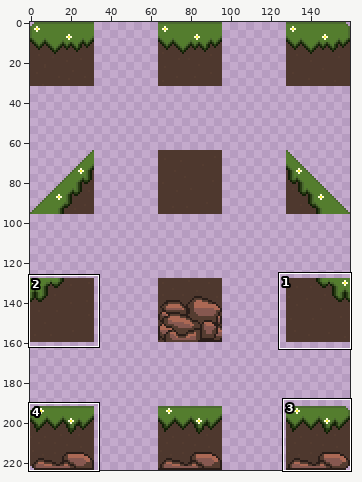
One commit to this pixel-art file: Assets/Ground_Tileset.aseprite. Above: a wide view before the commit, with the close-up outlined.
Close-up. Before:
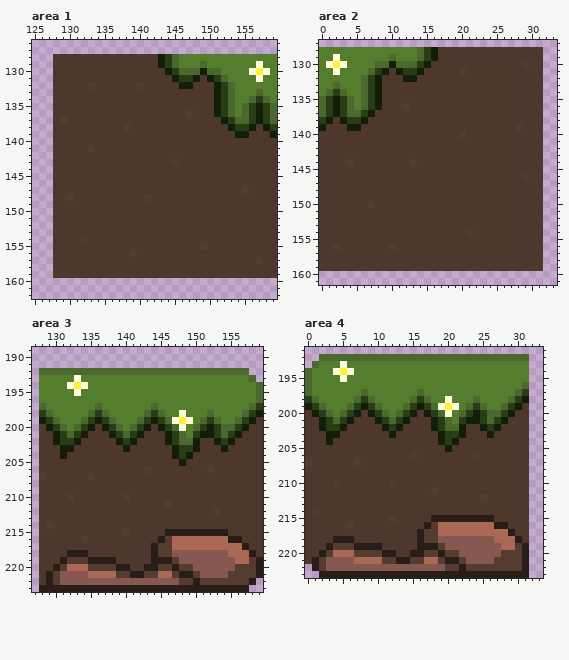
160x224 pixels, 1 frame. Shown: area 1: x 125..159, y 126..162; area 2: x 0..33, y 127..161; area 3: x 127..159, y 189..223; area 4: x 0..33, y 191..223. The commit also changed other parts of the picture, which this record leaves out.
After the commit:
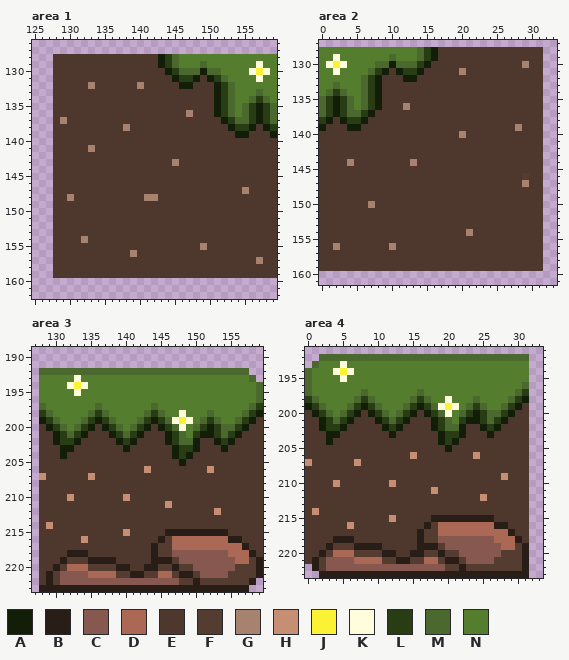
Palette (. is transparent): A #121e07  B #291d18  C #865850  D #ab6854  E #4e382e  F #543c30  G #a7826f  H #c68e73  J #fbf236  K #fffddb  L #283d14  M #4b692f  N #547d2e
Changes in this commit:
--- area 1
@@ x 131..142 @@
 131 EEEEEEEEEEEE
-132 EEFEEEEEEFEE
+132 EEGEEEEEEGEE
 133 EEEEEEEEEEEE
@@ x 127..149 @@
 135 .EEEEEEEEEEEEEEEEEEEEEE
-136 .EEEEEEEEEEEEEEEEEEEFEE
-137 .EFEEEEEEEEEEEEEEEEEEEE
-138 .EEEEEEEEEEFEEEEEEEEEEE
+136 .EEEEEEEEEEEEEEEEEEEGEE
+137 .EGEEEEEEEEEEEEEEEEEEEE
+138 .EEEEEEEEEEGEEEEEEEEEEE
 139 .EEEEEEEEEEEEEEEEEEEEEE
 140 .EEEEEEEEEEEEEEEEEEEEEE
-141 .EEEEEFEEEEEEEEEEEEEEEE
+141 .EEEEEGEEEEEEEEEEEEEEEE
 142 .EEEEEEEEEEEEEEEEEEEEEE
-143 .EEEEEEEEEEEEEEEEEFEEEE
+143 .EEEEEEEEEEEEEEEEEGEEEE
 144 .EEEEEEEEEEEEEEEEEEEEEE
@@ x 125..159 @@
 146 ...EEEEEEEEEEEEEEEEEEEEEEEEEEEEEEEE
-147 ...EEEEEEEEEEEEEEEEEEEEEEEEEEEFEEEE
-148 ...EEFEEEEEEEEEEFEEEEEEEEEEEEEEEEEE
+147 ...EEEEEEEEEEEEEEEEEEEEEEEEEEEGEEEE
+148 ...EEGEEEEEEEEEEGGEEEEEEEEEEEEEEEEE
 149 ...EEEEEEEEEEEEEEEEEEEEEEEEEEEEEEEE
@@ x 125..159 @@
 153 ...EEEEEEEEEEEEEEEEEEEEEEEEEEEEEEEE
-154 ...EEEEFEEEEEEEEEEEEEEEEEEEEEEEEEEE
-155 ...EEEEEEEEEEEEEEEEEEEEEFEEEEEEEEEE
-156 ...EEEEEEEEEEEFEEEEEEEEEEEEEEEEEEEE
-157 ...EEEEEEEEEEEEEEEEEEEEEEEEEEEEEFEE
+154 ...EEEEGEEEEEEEEEEEEEEEEEEEEEEEEEEE
+155 ...EEEEEEEEEEEEEEEEEEEEEGEEEEEEEEEE
+156 ...EEEEEEEEEEEGEEEEEEEEEEEEEEEEEEEE
+157 ...EEEEEEEEEEEEEEEEEEEEEEEEEEEEEGEE
 158 ...EEEEEEEEEEEEEEEEEEEEEEEEEEEEEEEE
--- area 2
@@ x 18..31 @@
 129 EEEEEEEEEEEEEE
-130 EEEEEEEEEEEFEE
-131 EEFEEEEEEEEEEE
+130 EEEEEEEEEEEGEE
+131 EEGEEEEEEEEEEE
 132 EEEEEEEEEEEEEE
@@ x 10..30 @@
 135 EEEEEEEEEEEEEEEEEEEEE
-136 EEFEEEEEEEEEEEEEEEEEE
+136 EEGEEEEEEEEEEEEEEEEEE
 137 EEEEEEEEEEEEEEEEEEEEE
 138 EEEEEEEEEEEEEEEEEEEEE
-139 EEEEEEEEEEEEEEEEEEFEE
-140 EEEEEEEEEEFEEEEEEEEEE
+139 EEEEEEEEEEEEEEEEEEGEE
+140 EEEEEEEEEEGEEEEEEEEEE
 141 EEEEEEEEEEEEEEEEEEEEE
@@ x 0..33 @@
 143 EEEEEEEEEEEEEEEEEEEEEEEEEEEEEEEE..
-144 EEEEFEEEEEEEEFEEEEEEEEEEEEEEEEEE..
+144 EEEEGEEEEEEEEGEEEEEEEEEEEEEEEEEE..
 145 EEEEEEEEEEEEEEEEEEEEEEEEEEEEEEEE..
 146 EEEEEEEEEEEEEEEEEEEEEEEEEEEEEFEE..
-147 EEEEEEEEEEEEEEEEEEEEEEEEEEEEEEEE..
+147 EEEEEEEEEEEEEEEEEEEEEEEEEEEEEGEE..
 148 EEEEEEEEEEEEEEEEEEEEEEEEEEEEEEEE..
 149 EEEEEEEEEEEEEEEEEEEEEEEEEEEEEEEE..
-150 EEEEEEEFEEEEEEEEEEEEEEEEEEEEEEEE..
+150 EEEEEEEGEEEEEEEEEEEEEEEEEEEEEEEE..
 151 EEEEEEEEEEEEEEEEEEEEEEEEEEEEEEEE..
@@ x 0..33 @@
 153 EEEEEEEEEEEEEEEEEEEEEEEEEEEEEEEE..
-154 EEEEEEEEEEEEEEEEEEEEEFEEEEEEEEEE..
+154 EEEEEEEEEEEEEEEEEEEEEGEEEEEEEEEE..
 155 EEEEEEEEEEEEEEEEEEEEEEEEEEEEEEEE..
-156 EEFEEEEEEEFEEEEEEEEEEEEEEEEEEEEE..
+156 EEGEEEEEEEGEEEEEEEEEEEEEEEEEEEEE..
 157 EEEEEEEEEEEEEEEEEEEEEEEEEEEEEEEE..
--- area 3
@@ x 127..159 @@
 205 .EEEEEEEEEEEEEEEEEEEEAEEEEEEEEEEE
-206 .EEEEEEEEEEEEEEEFEEEEEEEEFEEEEEEE
-207 .FEEEEEEFEEEEEEEEEEEEEEEEEEEEEEEE
+206 .EEEEEEEEEEEEEEEHEEEEEEEEHEEEEEEE
+207 .HEEEEEEHEEEEEEEEEEEEEEEEEEEEEEEE
 208 .EEEEEEEEEEEEEEEEEEEEEEEEEEEEEEEE
 209 .EEEEEEEEEEEEEEEEEEEEEEEEEEEEEEEE
-210 .EEEEFEEEEEEEFEEEEEEEEEEEEEEEEEEE
-211 .EEEEEEEEEEEEEEEEEEFEEEEEEEEEEEEE
-212 .EEEEEEEEEEEEEEEEEEEEEEEEEFEEEEEE
+210 .EEEEHEEEEEEEHEEEEEEEEEEEEEEEEEEE
+211 .EEEEEEEEEEEEEEEEEEHEEEEEEEEEEEEE
+212 .EEEEEEEEEEEEEEEEEEEEEEEEEHEEEEEE
 213 .EEEEEEEEEEEEEEEEEEEEEEEEEEEEEEEE
-214 .EFEEEEEEEEEEEEEEEEEEEEEEEEEEEEEE
-215 .EEEEEEEEEEEEFEEEEEBBBBBBBBBEEEEE
-216 .EEEEEEFEEEEEEEEEEBFDDDDDDDDBBEEE
+214 .EHEEEEEEEEEEEEEEEEEEEEEEEEEEEEEE
+215 .EEEEEEEEEEEEHEEEEEBBBBBBBBBEEEEE
+216 .EEEEEEHEEEEEEEEEEBFDDDDDDDDBBEEE
 217 .EEEEEEEEEEEEEEEEBFFDDDDDDDDDDBEE
--- area 4
@@ x 0..33 @@
 205 EEEEEEEEEEEEEEEEEEEEAEEEEEEEEEEE..
-206 EEEEEEEEEEEEEEEFEEEEEEEEFEEEEEEE..
-207 FEEEEEEFEEEEEEEEEEEEEEEEEEEEEEEE..
+206 EEEEEEEEEEEEEEEHEEEEEEEEHEEEEEEE..
+207 HEEEEEEHEEEEEEEEEEEEEEEEEEEEEEEE..
 208 EEEEEEEEEEEEEEEEEEEEEEEEEEEEEEEE..
-209 EEEEEEEEEEEEEEEEEEEEEEEEEEEEEEEE..
-210 EEEEFEEEEEEEFEEEEEEEEEEEEEEEEEEE..
-211 EEEEEEEEEEEEEEEEEEFEEEEEEEEEEEEE..
-212 EEEEEEEEEEEEEEEEEEEEEEEEEFEEEEEE..
+209 EEEEEEEEEEEEEEEEEEEEEEEEEEEEHEEE..
+210 EEEEHEEEEEEEHEEEEEEEEEEEEEEEEEEE..
+211 EEEEEEEEEEEEEEEEEEHEEEEEEEEEEEEE..
+212 EEEEEEEEEEEEEEEEEEEEEEEEEHEEEEEE..
 213 EEEEEEEEEEEEEEEEEEEEEEEEEEEEEEEE..
-214 EFEEEEEEEEEEEEEEEEEEEEEEEEEEEEEE..
-215 EEEEEEEEEEEEFEEEEEBBBBBBBBBEEEEE..
-216 EEEEEEFEEEEEEEEEEBFDDDDDDDDBBEEE..
+214 EHEEEEEEEEEEEEEEEEEEEEEEEEEEEEEE..
+215 EEEEEEEEEEEEHEEEEEBBBBBBBBBEEEEE..
+216 EEEEEEHEEEEEEEEEEBFDDDDDDDDBBEEE..
 217 EEEEEEEEEEEEEEEEBFFDDDDDDDDDDBEE..
